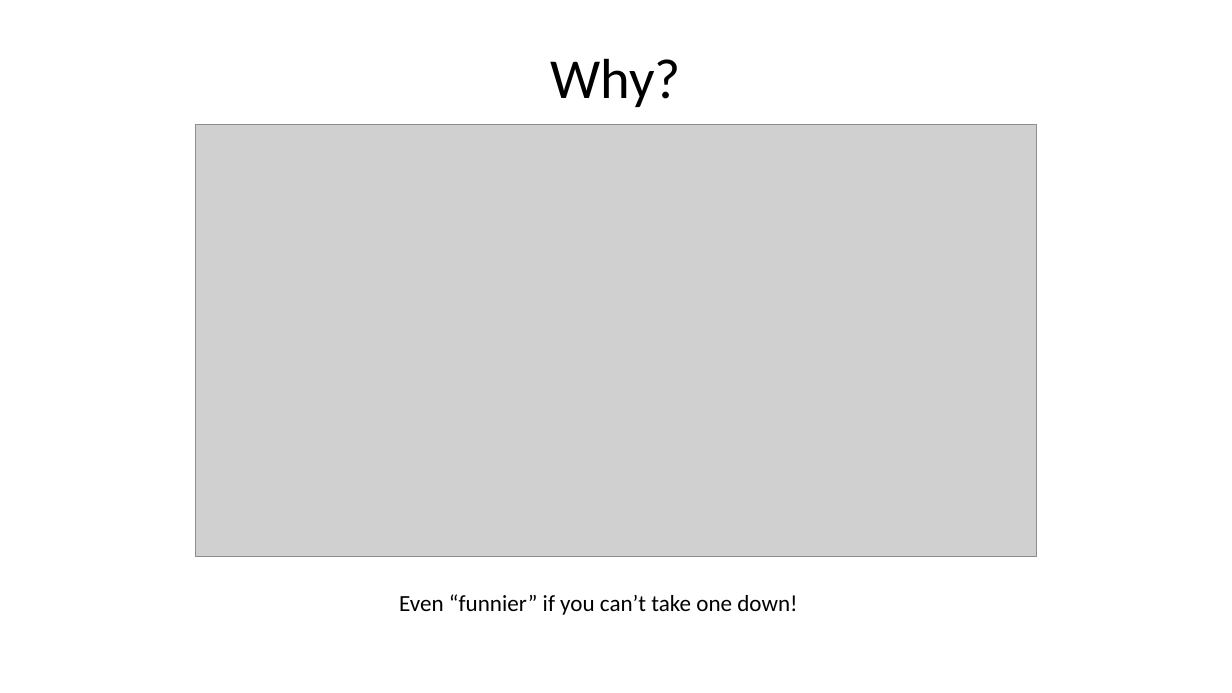
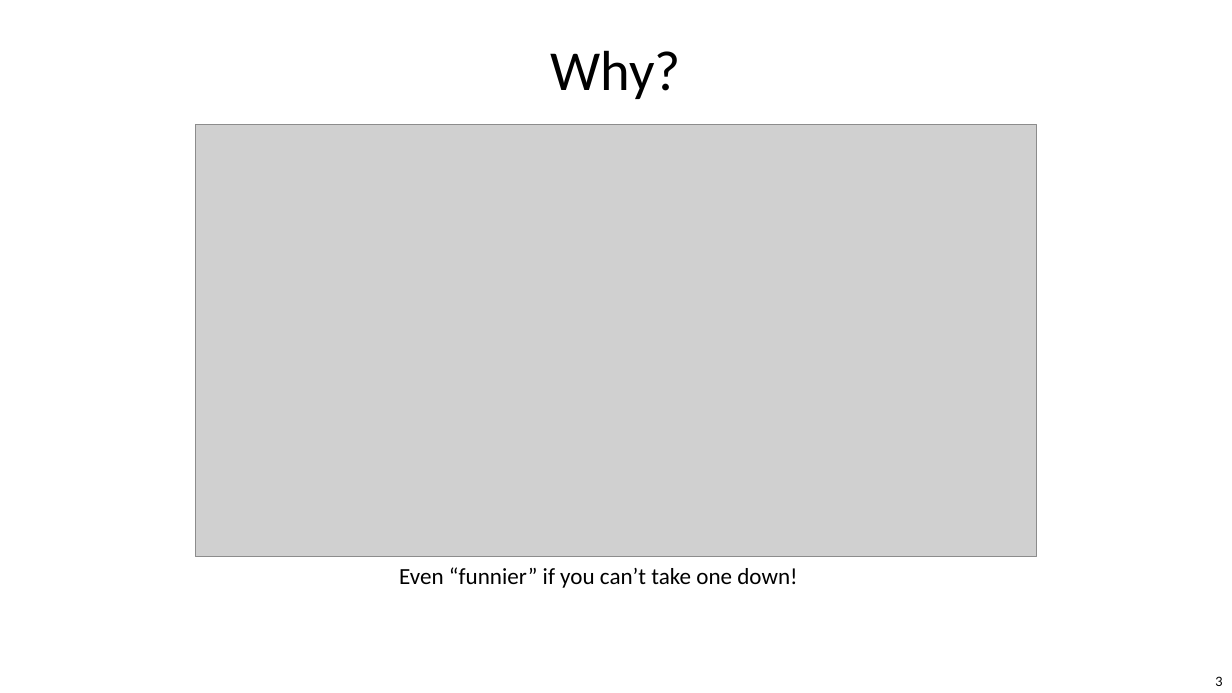
Before and after one commit to bogdan-cornianu/logger, a slide deck: slide 3 of Logger.pptx (slide 2 before the commit). Drawn at 1232x693 pixels with LibreOffice and Linux fonts; fonts in the diff are those of the drawing; grey boxes stand for pictures; background and template pictures are left out. Boxes give left, top, right and bottom in pixels: in the first picture for what was removed or moved away, otherwise in the second. Text is boxed around its words. In the diff, an @@ line names an element or a change of style, - is before the commit and + after.

```diff
--- a/Logger.pptx
+++ b/Logger.pptx
@@ text "Why?" at bbox=[551, 50, 681, 99]: vertical alignment middle to top @@
@@ text "Even “funnier” if you can’t ...": place and size @@
-text "Even “funnier” if you can’t ..." at bbox=[399, 594, 797, 615]
+text "Even “funnier” if you can’t ..." at bbox=[399, 567, 797, 588]
@@ page number added at bbox=[1215, 676, 1222, 686], 10 pt, text #000000 @@
+3
```
Also in this commit, not shown: 14 other slides changed, 2 slides added, 1 slide removed.
